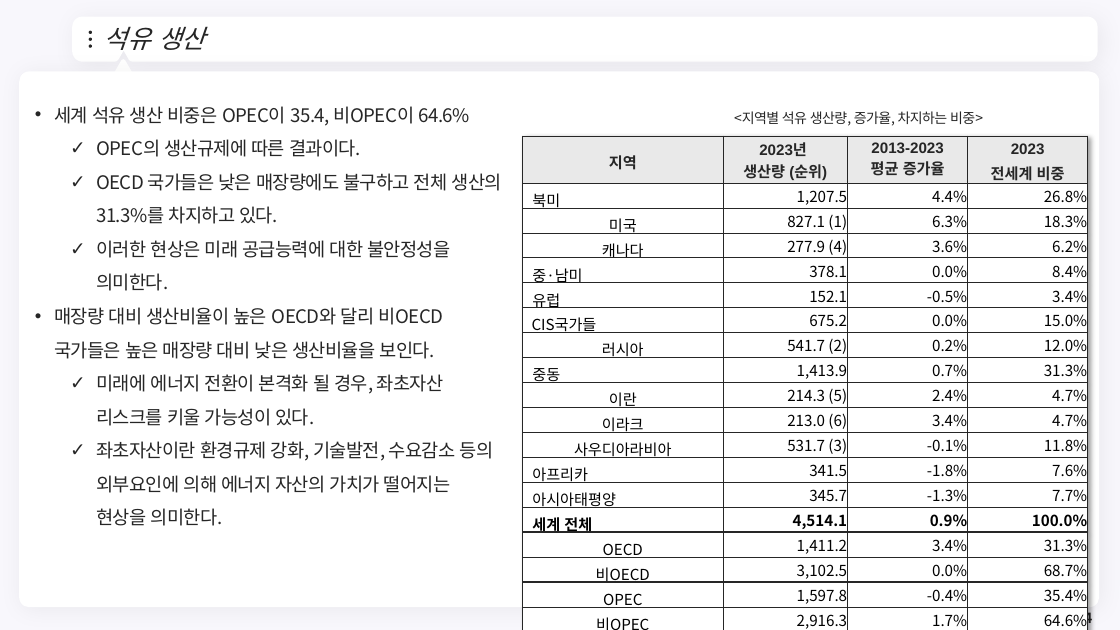
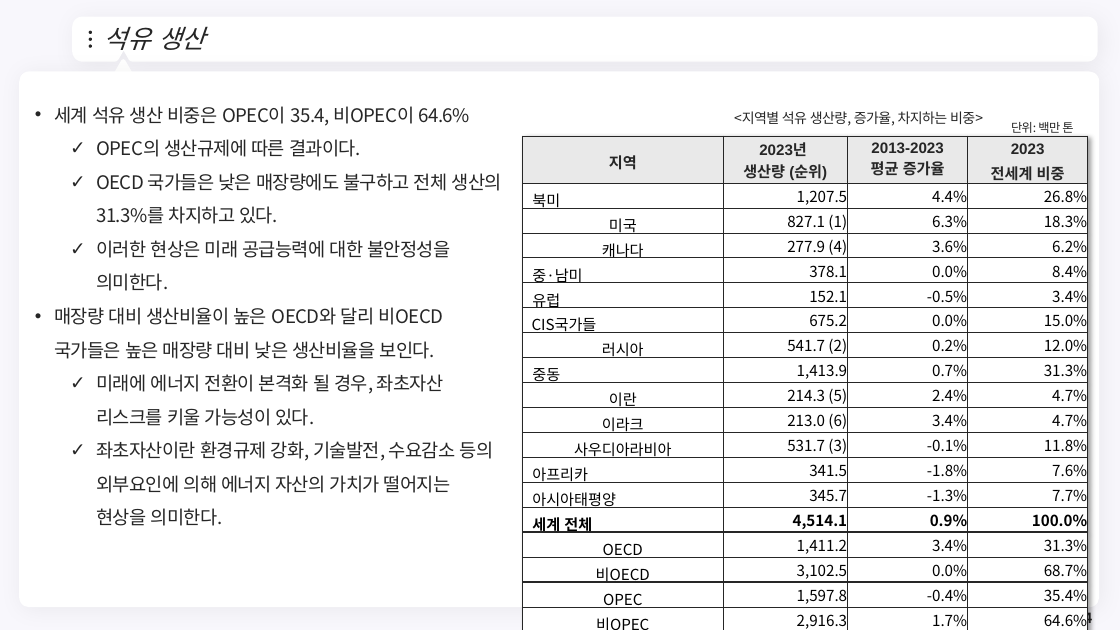
Before and after one commit to meandthey/Teaching, a slide deck: slide 34 of 에너지경제학/자원에너지경제학_Chapter_3 (석유).pptx. Drawn at 1120x630 pixels with LibreOffice and Linux fonts; fonts in the diff are those of the drawing; background and template pictures are left out. Boxes give left, top, right and bottom in pixels: in the first picture for what was removed or moved away, otherwise in the second. Text is boxed around its words. In the diff, an @@ line names an element or a change of style, - is before the commit and + after.

```diff
--- a/에너지경제학/자원에너지경제학_Chapter_3 (석유).pptx
+++ b/에너지경제학/자원에너지경제학_Chapter_3 (석유).pptx
@@ text added at [1011, 122, 1073, 133], 10.5 pt, text #262626 @@
+단위: 백만 톤
```
Also in this commit, not shown: 4 other slides changed, 8 other files.
